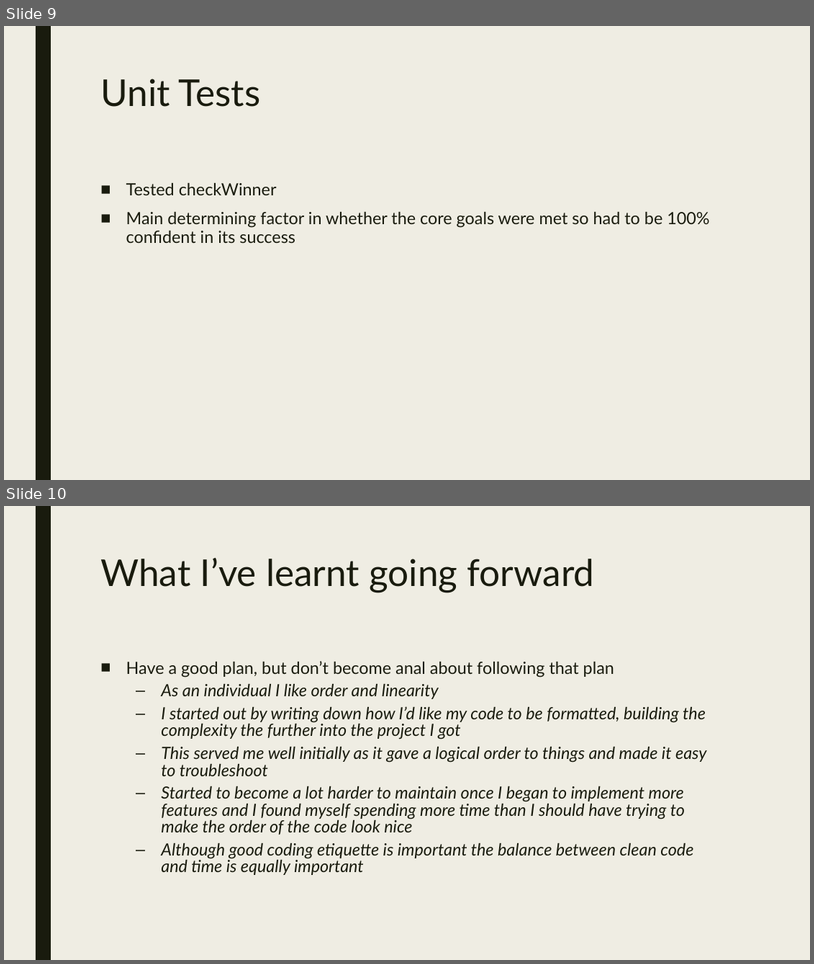
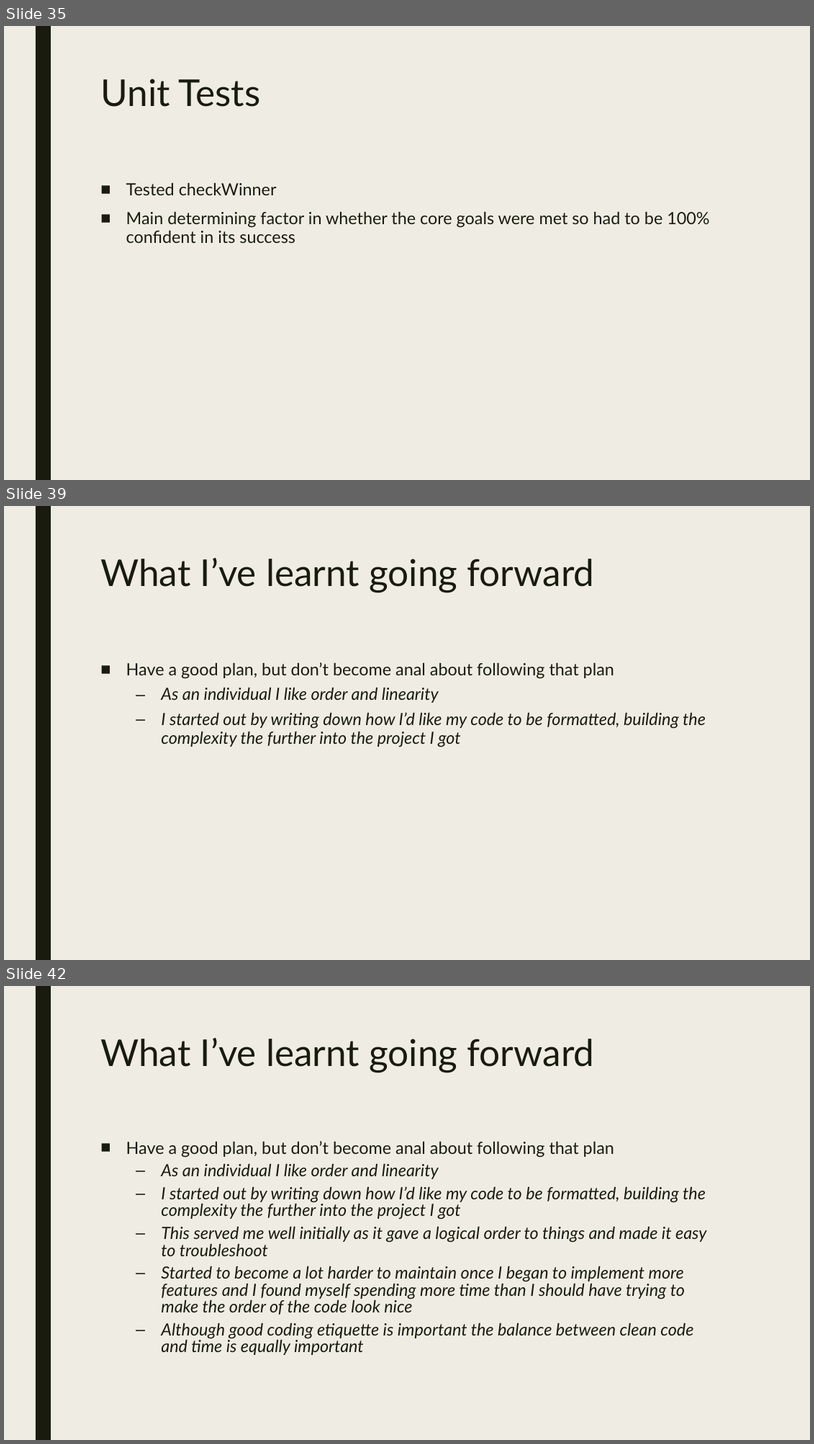
Before and after one commit to Sainsburys-bootcamp-2022/Aidan-Project, a slide deck: mini-project-presentation.pptx. Shown one above the other, each under a label of ours: slides 9 and 10 before the commit, slides 35, 39 and 42 after it; the slides between them are not shown. The pictures are 814x964 and 814x1444 pixels, drawn with LibreOffice and Linux fonts; fonts in the diff are those of the drawing. Boxes give left, top, right and bottom in pixels: in the first picture for what was removed or moved away, otherwise in the second. Text is boxed around its words. In the diff, an @@ line names an element or a change of style, - is before the commit and + after.

```diff
--- a/mini-project-presentation.pptx
+++ b/mini-project-presentation.pptx
@@ slide 39 added at <box>4,506,810,960</box>, background #EFEDE3; not listed: 1 template element that a slide beside it also shows @@
@@ title added at <box>100,558,594,592</box>, 44 pt, text #191B0E @@
+What I’ve learnt going forward
@@ text added at <box>126,662,706,747</box>, 20 pt, text #191B0E, italic @@
+■ Have a good plan, but don’t become anal about following that plan
+  – As an individual I like order and linearity
+  – I started out by writing down how I’d like my code to be formatted, building the complexity the further into the project I got
@@ what was slide 9 is now slide 35 @@
@@ what was slide 10 is now slide 42 @@
```
Also in this commit, not shown: 2 slides changed, 34 other slides added, 2 other files.
